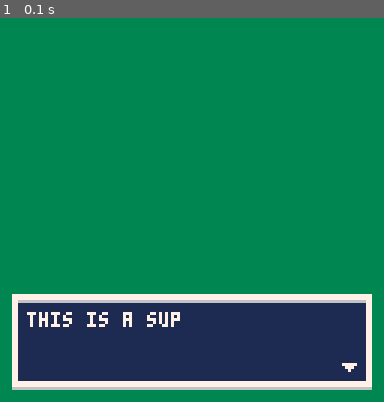
Above: before the commit, frame 1.
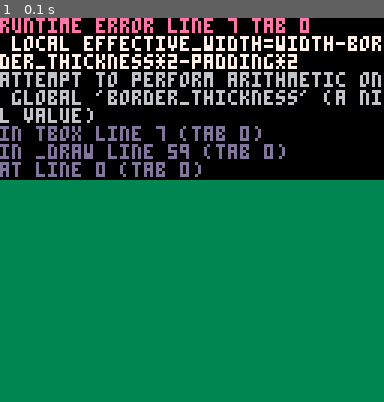
Above: after the commit, the same moment.

Repository: jessemillar/pico-8
Game: PICO-8 cartridge text-box/text-box.p8
The game is run twice, just before and just after one commit, with the same random seed, the same clock (stepped at 60 frames per second) and the same inputs.
Inputs:
- Up to frame 1 (0.1 s): no input

The runs differ from the first frame. In frame 1, 66% of the frame differs, in the area x 0-100%, y 0-97%.
Error after the commit: runtime error line 7 tab 0; local effective_width=width-border_thickness*2-padding*2; attempt to perform arithmetic on global 'border_thickness' (a nil value)

Commit message:
Moving in a more intelligent direction

Diff:
--- a/text-box/text-box.p8
+++ b/text-box/text-box.p8
@@ -7,6 +7,14 @@
 -- add a new text box
 -- could be simplified to use less tokens but left verbose in the name of education
 function tbox(message)
+	local effective_width=width-border_thickness*2-padding*2
+	if(#message*4>effective_width) then -- check to see if the message is too long for one line (characters are four pixels wide)
+		local line_length=flr(effective_width/4) -- the character we split the string at to enable line breaks
+	end
+end
+
+-- draw the text boxes (if any)
+function tbox_draw()
 	local text_color=7 -- white text
 	local fill_color=1 -- blue inner fill
 	local border_color=7 -- white border
@@ -23,20 +31,25 @@
 	line(x, y+height+border_thickness/2, x+width, y+height+border_thickness/2, 6) -- draw bottom border shadow
 
 	local effective_width=width-border_thickness*2-padding*2
-	if(#message*8>effective_width) then -- check to see if the message is too long for one line
-		local split_character=flr(effective_width/8) -- the character we split the string at to enable line breaks
-
-		printh(sub(message, 0, 15))
-
-		print(sub(message, 0, split_character), x+padding, y+padding+1, text_color) -- print the message (with padding+1 in the y direction to account for the fancy top border shadow)
-		spr(1, x+width-border_thickness*2-padding*2+2, y+height-border_thickness*2-padding*2+2) -- draw the continue arrow in the bottom-right corner (with some padding to get it closer to the corner)
+	if(#message*4>effective_width) then -- check to see if the message is too long for one line (characters are four pixels wide)
+		local line_length=flr(effective_width/4) -- the character we split the string at to enable line breaks
+
+		print(sub(message, 0, line_length), x+padding, y+padding+1, text_color) -- print the message (with padding+1 in the y direction to account for the fancy top border shadow)
+
 	else
 		print(message, x+padding, y+padding+1, text_color) -- print the message (with padding+1 in the y direction to account for the fancy top border shadow)
 	end
+
+	-- animate the arrow
+	if(t%10<5) then
+		spr(1, x+width-border_thickness*2-padding*2+2, y+height-border_thickness*2-padding*2+2) -- draw the continue arrow in the bottom-right corner (with some padding to get it closer to the corner)
+	else
+		spr(1, x+width-border_thickness*2-padding*2+2, y+height-border_thickness*2-padding*2+3) -- draw the continue arrow in the bottom-right corner (with some padding to get it closer to the corner)
+	end
 end
 
 function _init()
-	tboxes={} -- the array for keeping track of text box overflows
+	tbox_messages={} -- the array for keeping track of text box overflows
 end
 
 function _update()
@@ -45,8 +58,9 @@
 
 function _draw()
 	cls() -- clear the screen
-	rectfill(0, 0, 128, 128, 3) -- fill the screen for size testing purposes
-	tbox("this is a super long test that should trigger the line break capabilities") -- draw a test box
+	rectfill(0, 0, 128, 128, 3) -- fill the screen with a color for size testing purposes
+	tbox("this is a super long test that should trigger the line break capabilities") -- add a test message box
+	tbox_draw() -- draw the message boxes (if any)
 end
 
 __gfx__
